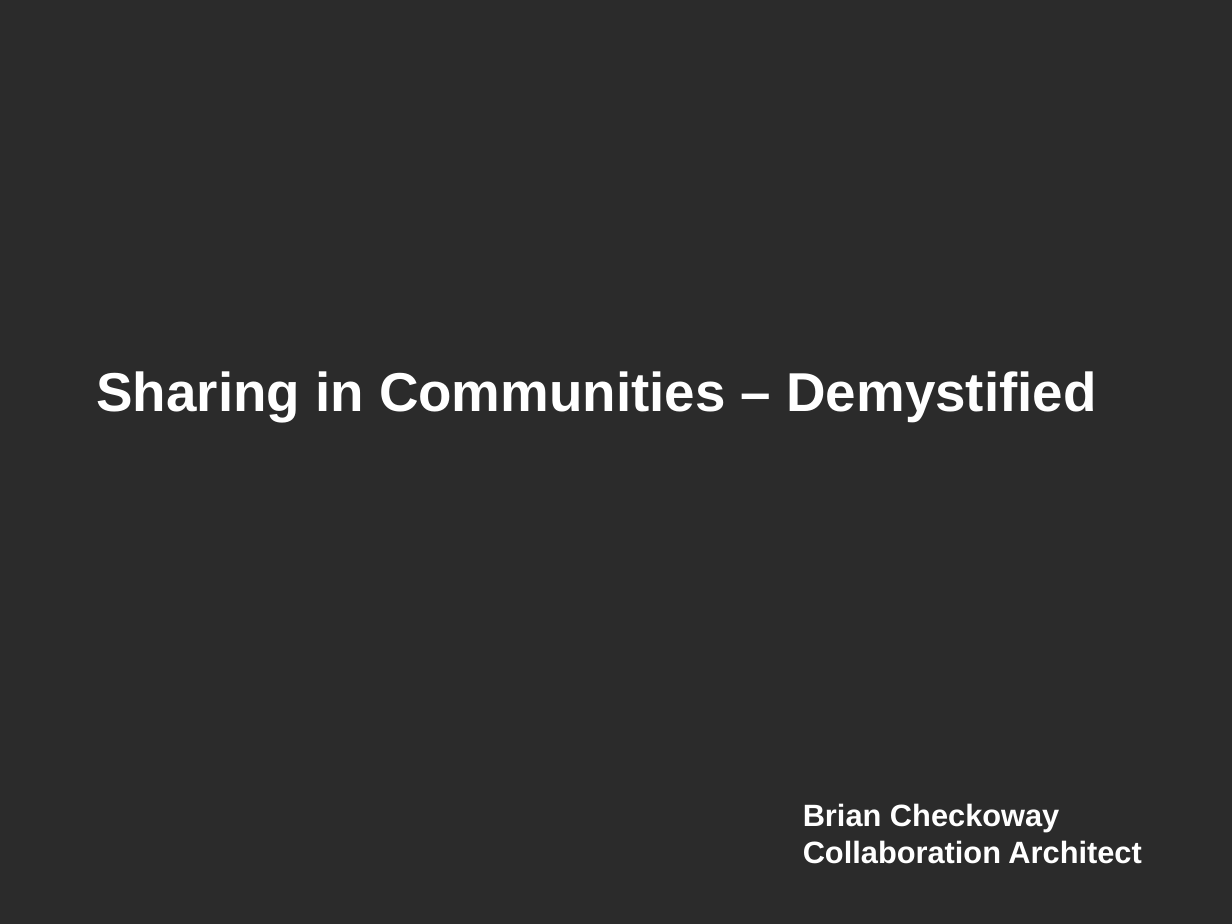
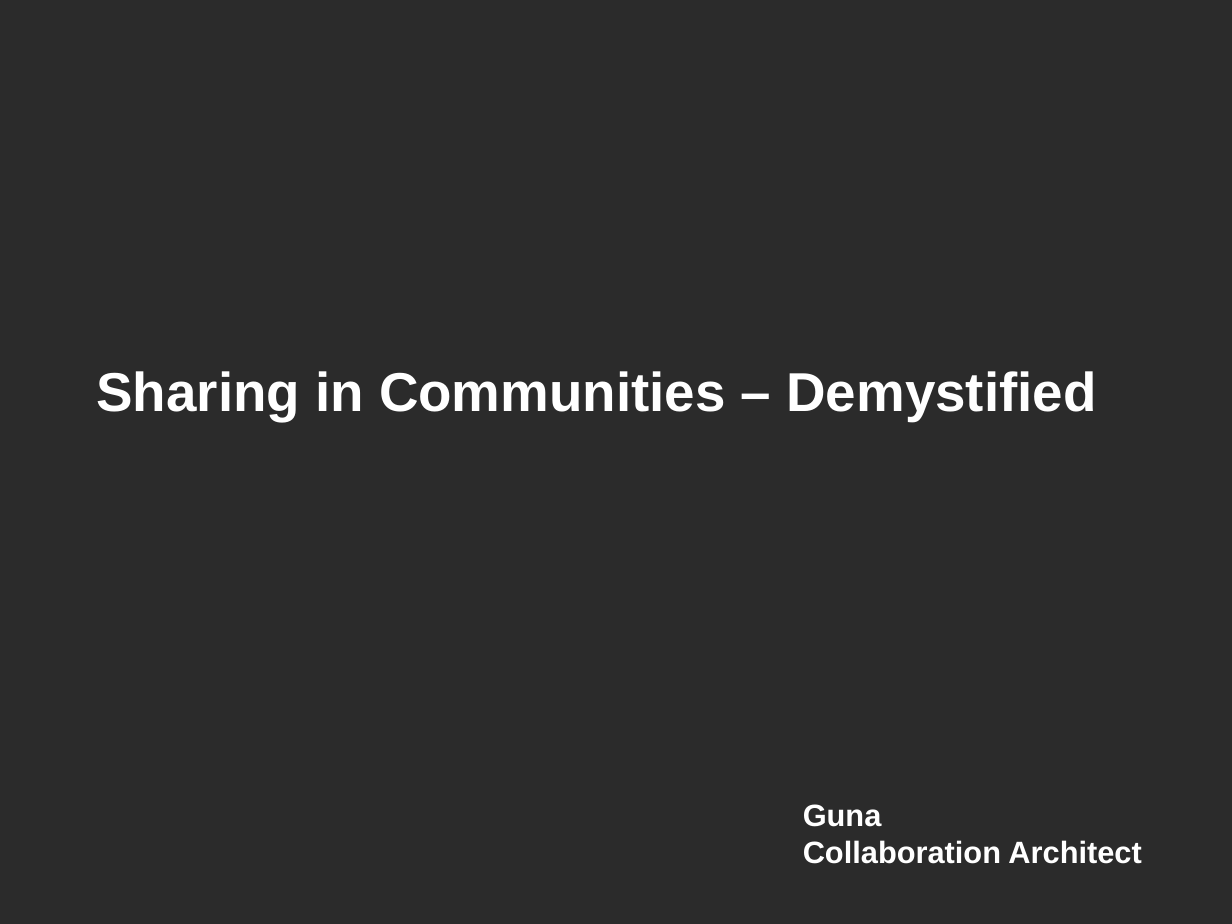
Before and after one commit to gsevugap/CTA, a slide deck: slide 1 of Sharing in Communities Demystified.pptx. Drawn at 1232x924 pixels with LibreOffice and Linux fonts; fonts in the diff are those of the drawing; background and template pictures are left out; a plain dark background stands for a picture behind light text. Boxes give left, top, right and bottom in pixels: in the first picture for what was removed or moved away, otherwise in the second. Text is boxed around its words. In the diff, an @@ line names an element or a change of style, - is before the commit and + after.

Commit message:
v2
v2

```diff
--- a/Sharing in Communities Demystified.pptx
+++ b/Sharing in Communities Demystified.pptx
@@ text at (x1=803, y1=804, x2=882, y2=827): text changed @@
-Brian Checkoway
+Guna
```
